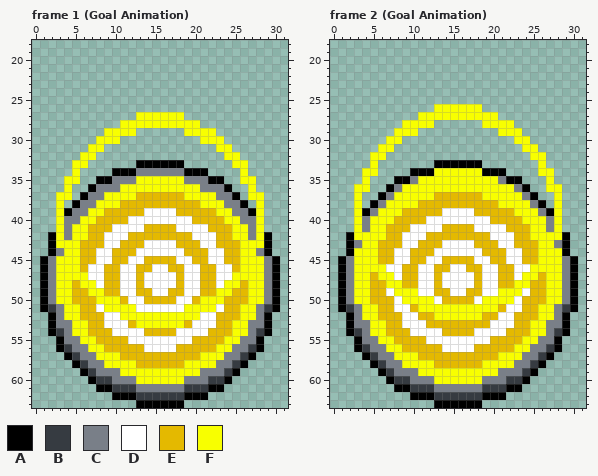
File history of a pixel-art file, Assets/Game/Assets/LevelObjets/Goal.aseprite. Above, as it was before the edit.
32x64 pixels, 16 frames. Shown: frame 1 (Goal Animation): x 0..31, y 18..63; frame 2 (Goal Animation): x 0..31, y 18..63. The commit also changed other frames, which this record leaves out.
Visible layers, top first: "Layer 3", "Layer 2", "Layer 1".
Palette (. is transparent): A #000000  B #363b41  C #797f88  D #ffffff  E #e4b900  F #f8ff00
Pixels before, frame 1 (Goal Animation), first column x 1:
27 ............FFFFFF............
28 ..........FFFFFFFFFF..........
29 ........FFFF......FFFF........
30 .......FFF..........FFF.......
31 ......FF..............FF......
32 .....FF................FF.....
33 ....FF......AAAAAA......FF....
34 ....F....AAACCCCCCAAA....F....
35 ...FF..AACCCFFFFFFCCCAA..FF...
36 ...F..ACCCFFFFFFFFFFCCCA..F...
37 ..FF.ACCFFFFEEEEEEFFFFCCA.FF..
38 ..F.ACCFFFEEEEEEEEEEFFFCCA.F..
39 ..FACCFFEEEEEDDDDEEEEEFFCCAF..
40 ..FCCFFEEEEDDDDDDDDEEEEFFCCF..
41 ..FCFFEEEDDDDEEEEDDDDEEEFFCF..
42 .AFCFFEEDDDEEEEEEEEDDDEEFFCFA.
43 .AFFFEEEDDEEEDDDDEEEDDEEEFFFA.
44 .ACFFEEDDEEEDDDDDDEEEDDEEFFCA.
45 ACFFFEEDDEEDDEEEEDDEEDDEEFFFCA
46 ACFFFEDDEEDDEEDDEEDDEEDDEFFFCA
47 ACFFFFDDEEDDEDDDDEDDEEDDFFFFCA
48 ACFFEFFDEEDDEDDDDEDDEEDFFEFFCA
49 ACFFEEFFEEDDEEDDEEDDEEFFEEFFCA
50 ACFFEEEFFFEDDEEEEDDEFFFEEEFFCA
51 ABCFFEEDFFFFDDDDDDFFFFDEEFFCBA
52 .ACFFEEEDDFFFFFFFFFFDDEEEFFCA.
53 .ACCFFEEDDDEFFFFFFEDDDEEFFCCA.
54 .ABCFFEEEDDDDEEEEDDDDEEEFFCBA.
55 ..ACCFFEEEEDDDDDDDDEEEEFFCCA..
56 ..ABCCFFEEEEEDDDDEEEEEFFCCBA..
57 ...ABCCFFFEEEEEEEEEEFFFCCBA...
58 ....ABCCFFFFEEEEEEFFFFCCBA....
59 .....ABCCCFFFFFFFFFFCCCBA.....
60 ......ABBCCCFFFFFFCCCBBA......
61 .......AABBBCCCCCCBBBAA.......
62 .........AAABBBBBBAAA.........
63 ............AAAAAA............
Pixels before, frame 2 (Goal Animation), first column x 1:
26 ............FFFFFF............
27 ..........FFFFFFFFFF..........
28 ........FFFF......FFFF........
29 .......FFF..........FFF.......
30 ......FF..............FF......
31 .....FF................FF.....
32 ....FF..................FF....
33 ....F.......AAAAAA.......F....
34 ...FF....AAAFFFFFFAAA....FF...
35 ...F...AACFFFFFFFFFFCAA...F...
36 ..FF..ACFFFFFFFFFFFFFFCA..FF..
37 ..F..ACFFFFFEEEEEEFFFFFCA..F..
38 ..F.ACFFFFEEEEEEEEEEFFFFCA.F..
39 ..FACFFFEEEEEDDDDEEEEEFFFCAF..
40 ..FCFFFEEEEDDDDDDDDEEEEFFFCF..
41 ..FCFFEEEDDDDEEEEDDDDEEEFFCF..
42 .AFFFFEEDDDEEEEEEEEDDDEEFFFFA.
43 .ACFFEEEDDEEEDDDDEEEDDEEEFFCA.
44 .AFFFEEDDEEEDDDDDDEEEDDEEFFFA.
45 ACFFFEEDDEEDDEEEEDDEEDDEEFFFCA
46 ACFFFFDDEEDDEEDDEEDDEEDDFFFFCA
47 ACFFEFFDEEDDEDDDDEDDEEDFFEFFCA
48 ACFFEEFFEEDDEDDDDEDDEEFFEEFFCA
49 ACFFEEDFFFDDEEDDEEDDFFFDEEFFCA
50 ACFFEEEDFFFFDEEEEDFFFFDEEEFFCA
51 ABCFFEEDDEFFFFFFFFFFEDDEEFFCBA
52 .ACFFEEEDDEEFFFFFFEEDDEEEFFCA.
53 .ACCFFEEDDDEEEEEEEEDDDEEFFCCA.
54 .ABCFFEEEDDDDEEEEDDDDEEEFFCBA.
55 ..ACCFFEEEEDDDDDDDDEEEEFFCCA..
56 ..ABCCFFEEEEEDDDDEEEEEFFCCBA..
57 ...ABCCFFFEEEEEEEEEEFFFCCBA...
58 ....ABCCFFFFEEEEEEFFFFCCBA....
59 .....ABCCCFFFFFFFFFFCCCBA.....
60 ......ABBCCCFFFFFFCCCBBA......
61 .......AABBBCCCCCCBBBAA.......
62 .........AAABBBBBBAAA.........
63 ............AAAAAA............
Once edited:
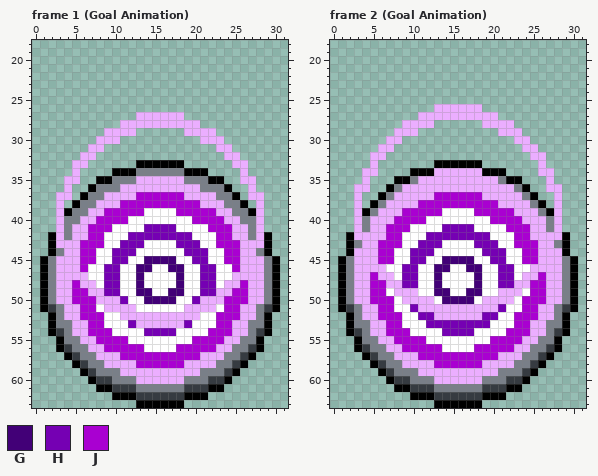
Colours new in this view: G #420077  H #7500b3  J #a900d1
From the commit log: Change Goal Color implement Goal Visuals
The edit:
Colour F changes from #f8ff00 to #ebaeff.
Frame 1 (Goal Animation), layer "Layer 1":
Colour E gives way to colour G in row 45 at x 14 to 17; in row 46 at x 13 to 14 and 17 to 18; in rows 47 to 48 at x 13 and 18; in row 49 at x 13 to 14 and 17 to 18; in row 50 at x 14 to 17.
Colour E gives way to colour H in row 41 at x 14 to 17; in row 42 at x 12 to 19; in row 43 at x 11 to 13 and 18 to 20; in row 44 at x 10 to 12 and 19 to 21; in row 45 at x 10 to 11 and 20 to 21; in rows 46 to 49 at x 9 to 10 and 21 to 22.
Colour E gives way to colour H in row 50 at x 11 and 20; in row 53 at x 12 and 19; in row 54 at x 14 to 17.
Colour E gives way to colour J in row 37 at x 13 to 18; in row 38 at x 11 to 20; in row 39 at x 9 to 13 and 18 to 22; in row 40 at x 8 to 11 and 20 to 23; in row 41 at x 7 to 9 and 22 to 24; in row 42 at x 7 to 8 and 23 to 24.
Colour E gives way to colour J in row 43 at x 6 to 8 and 23 to 25; in rows 44 to 45 at x 6 to 7 and 24 to 25; in row 46 at x 6 and 25; in row 48 at x 5 and 26; in row 49 at x 5 to 6 and 25 to 26; in row 50 at x 5 to 7 and 24 to 26.
Colour E gives way to colour J in row 51 at x 6 to 7 and 24 to 25; in row 52 at x 6 to 8 and 23 to 25; in row 53 at x 7 to 8 and 23 to 24; in row 54 at x 7 to 9 and 22 to 24; in row 55 at x 8 to 11 and 20 to 23; in row 56 at x 9 to 13 and 18 to 22.
Colour E gives way to colour J in row 57 at x 11 to 20; in row 58 at x 13 to 18.
Frame 2 (Goal Animation), layer "Layer 1":
Colour E gives way to colour G in row 45 at x 14 to 17; in row 46 at x 13 to 14 and 17 to 18; in rows 47 to 48 at x 13 and 18; in row 49 at x 13 to 14 and 17 to 18; in row 50 at x 14 to 17.
Colour E gives way to colour H in row 41 at x 14 to 17; in row 42 at x 12 to 19; in row 43 at x 11 to 13 and 18 to 20; in row 44 at x 10 to 12 and 19 to 21; in row 45 at x 10 to 11 and 20 to 21; in rows 46 to 48 at x 9 to 10 and 21 to 22.
Colour E gives way to colour H in row 51 at x 10 and 21; in row 52 at x 11 to 12 and 19 to 20; in row 53 at x 12 to 19; in row 54 at x 14 to 17.
Colour E gives way to colour J in row 37 at x 13 to 18; in row 38 at x 11 to 20; in row 39 at x 9 to 13 and 18 to 22; in row 40 at x 8 to 11 and 20 to 23; in row 41 at x 7 to 9 and 22 to 24; in row 42 at x 7 to 8 and 23 to 24.
Colour E gives way to colour J in row 43 at x 6 to 8 and 23 to 25; in rows 44 to 45 at x 6 to 7 and 24 to 25; in row 47 at x 5 and 26; in rows 48 to 49 at x 5 to 6 and 25 to 26; in row 50 at x 5 to 7 and 24 to 26; in row 51 at x 6 to 7 and 24 to 25.
Colour E gives way to colour J in row 52 at x 6 to 8 and 23 to 25; in row 53 at x 7 to 8 and 23 to 24; in row 54 at x 7 to 9 and 22 to 24; in row 55 at x 8 to 11 and 20 to 23; in row 56 at x 9 to 13 and 18 to 22; in row 57 at x 11 to 20.
Colour E gives way to colour J in row 58 at x 13 to 18.
Changed places in both pictures, as pixel boxes (x1, y1, x2, y2):
changed: (56, 112, 264, 384)
changed: (354, 104, 562, 384)
